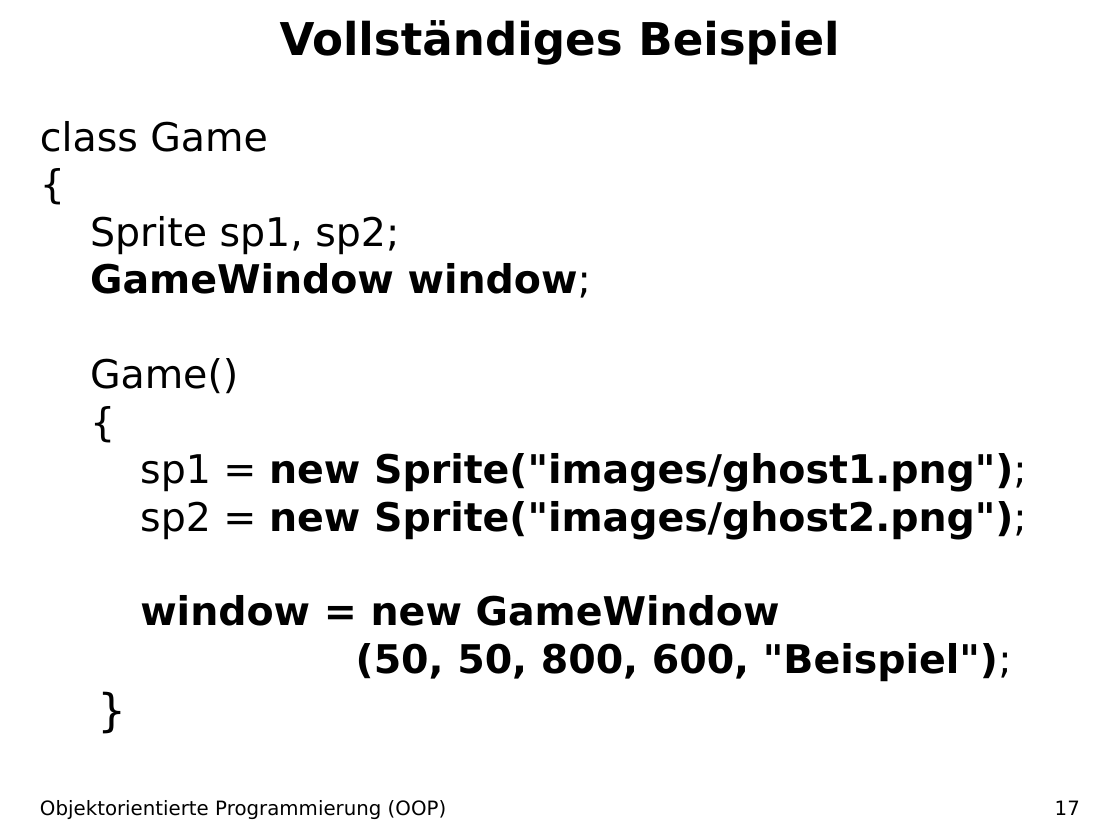
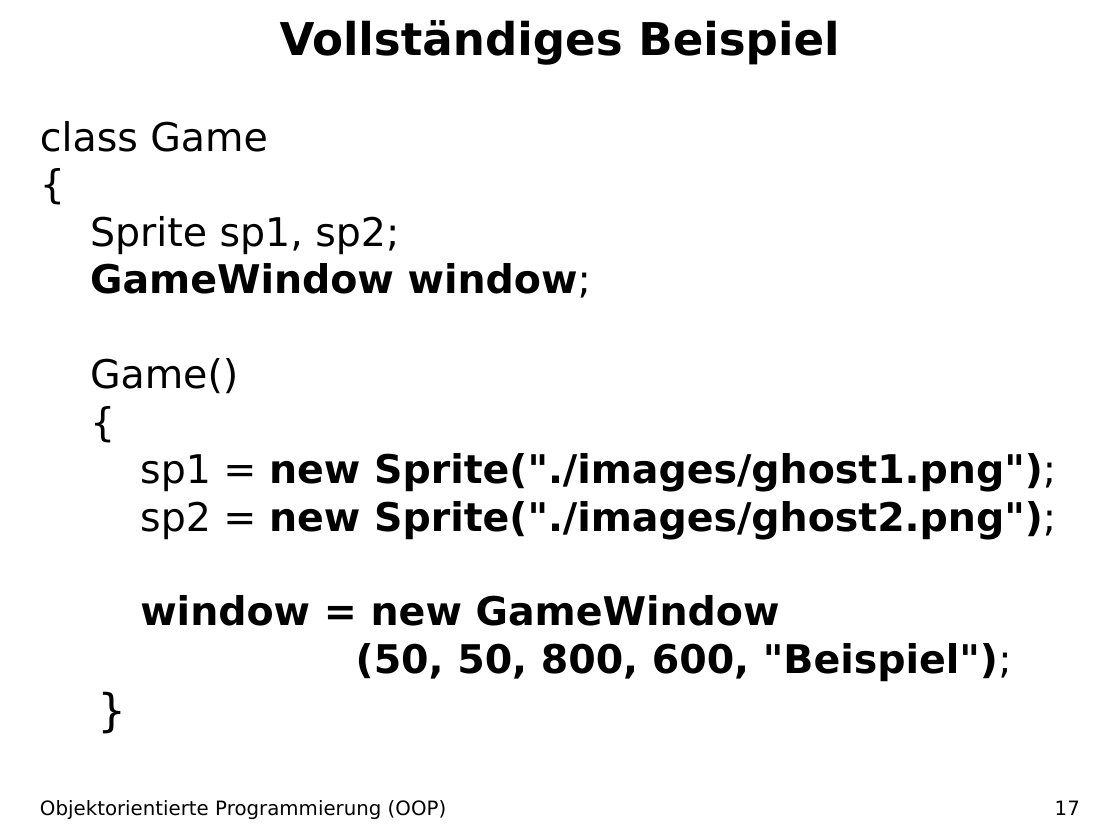
Before and after one commit to christianpothmann/Informatikunterricht, a slide deck: slide 17 of Java/01 OOP/Einführung OOP Source/13 GameWindow/PR GameWindow.odp. Drawn at 1120x840 pixels with LibreOffice and Linux fonts; fonts in the diff are those of the drawing. Boxes give left, top, right and bottom in pixels: in the first picture for what was removed or moved away, otherwise in the second. Text is boxed around its words. In the diff, an @@ line names an element or a change of style, - is before the commit and + after.

```diff
--- a/Java/01 OOP/Einführung OOP Source/13 GameWindow/PR GameWindow.odp
+++ b/Java/01 OOP/Einführung OOP Source/13 GameWindow/PR GameWindow.odp
@@ text at (140, 453, 1056, 539): text changed @@
-sp1 = new Sprite("images/ghost1.png");
-sp2 = new Sprite("images/ghost2.png");
+sp1 = new Sprite("./images/ghost1.png");
+sp2 = new Sprite("./images/ghost2.png");
```
Also in this commit, not shown: 2 other slides changed, 52 other files.
